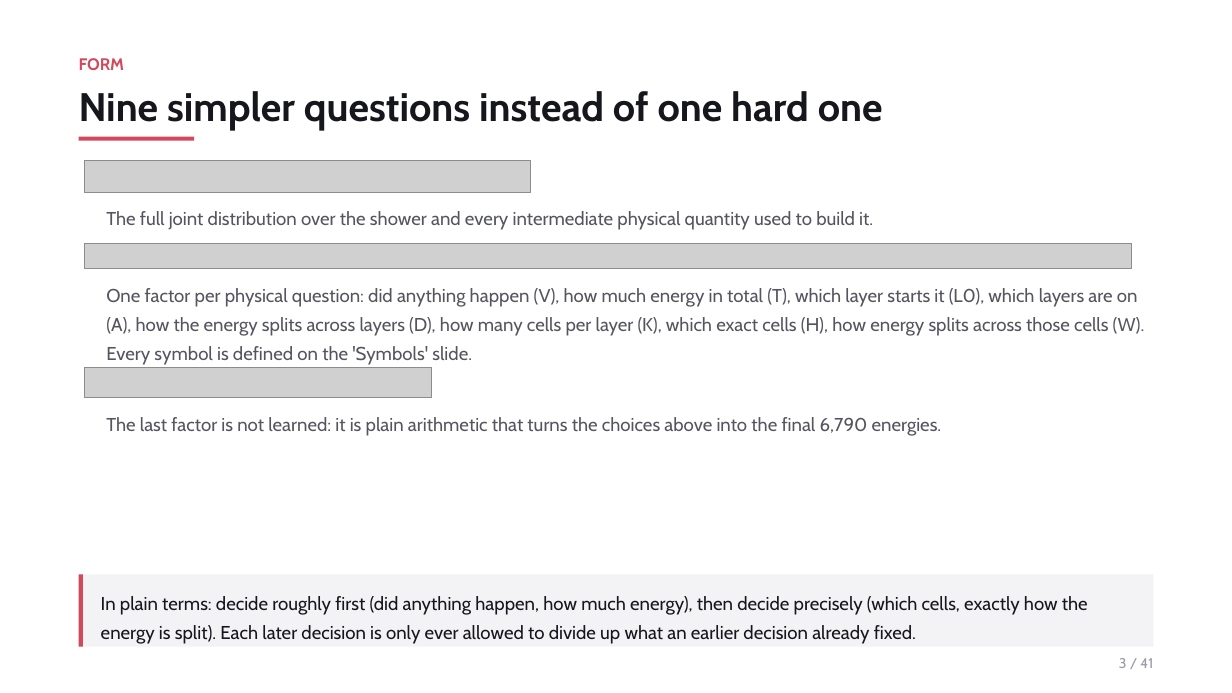
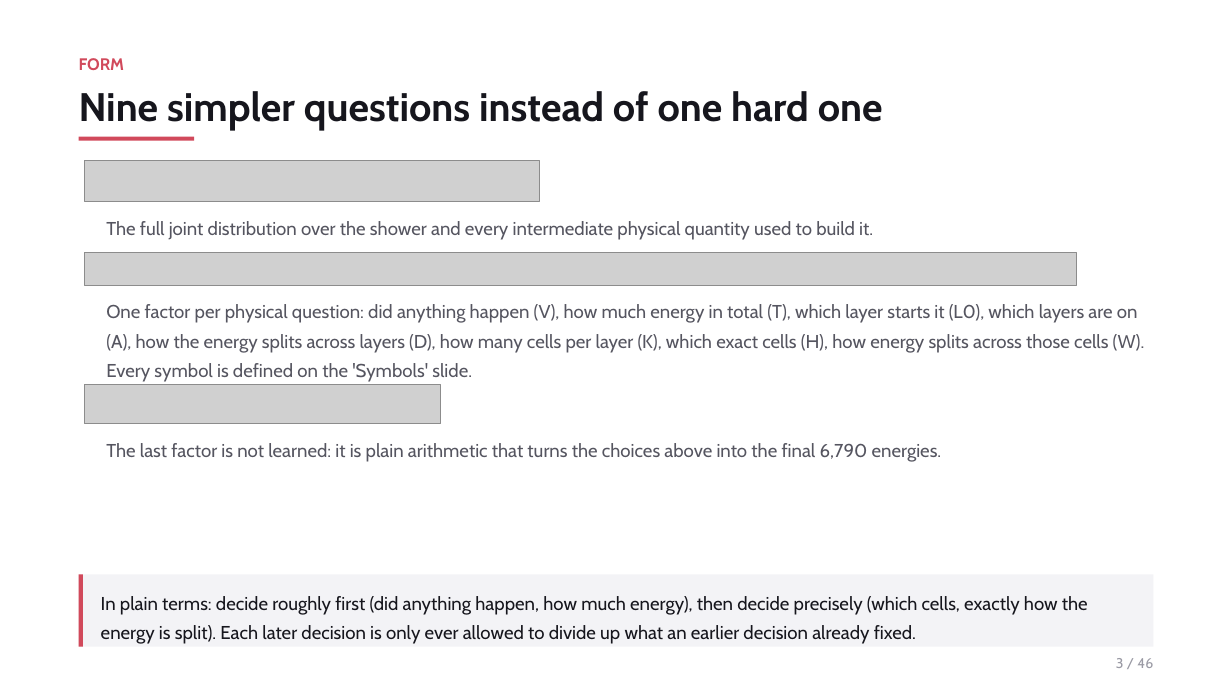
Before and after one commit to JulianAttemptsCoding/Fast-MC-CBSC, a slide deck: slide 3 of exhibition/c2st_20260728/CBSC_ZDC_FastMC_overview.pptx. Drawn at 1232x693 pixels with LibreOffice and Linux fonts; fonts in the diff are those of the drawing; grey boxes stand for pictures. Boxes give left, top, right and bottom in pixels: in the first picture for what was removed or moved away, otherwise in the second. Text is boxed around its words. In the diff, an @@ line names an element or a change of style, - is before the commit and + after.

```diff
--- a/exhibition/c2st_20260728/CBSC_ZDC_FastMC_overview.pptx
+++ b/exhibition/c2st_20260728/CBSC_ZDC_FastMC_overview.pptx
@@ picture: place and size @@
-picture at box(84, 161, 531, 192)
+picture at box(84, 161, 540, 201)
@@ text "The full joint distribution over ...": place and size @@
-text "The full joint distribution over ..." at box(106, 211, 873, 230)
+text "The full joint distribution over ..." at box(106, 221, 873, 240)
@@ picture: place and size @@
-picture at box(84, 243, 1132, 268)
+picture at box(84, 252, 1077, 286)
@@ text "One factor per physical question: ...": place and size @@
-text "One factor per physical question: ..." at box(106, 288, 1145, 365)
+text "One factor per physical question: ..." at box(106, 304, 1145, 382)
@@ picture: place and size @@
-picture at box(84, 368, 432, 397)
+picture at box(84, 384, 441, 423)
@@ text "The last factor is not ...": place and size @@
-text "The last factor is not ..." at box(106, 417, 942, 436)
+text "The last factor is not ..." at box(106, 443, 942, 462)
@@ text at box(1116, 658, 1153, 668): text changed @@
-3 / 41
+3 / 46
```
Also in this commit, not shown: 31 other slides changed, 14 slides added, 9 slides removed, 22 other files.
